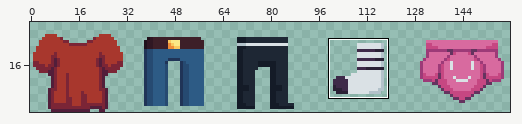
Two states of a sprite sheet, PrisonLoop/Assets/Anonymous Side Projects/props.png. The picture above shows the old version from afar; the outline marks the close-up.
Close-up. As it was:
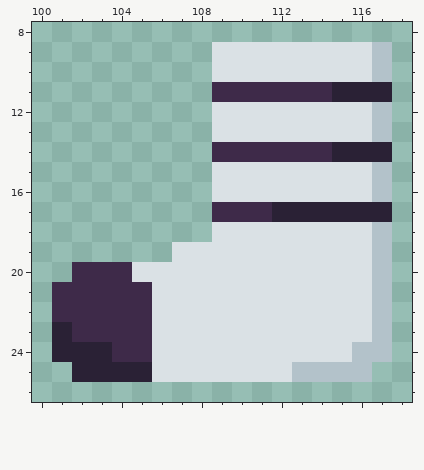
The file is 160x32 pixels. Shown: x 100..118, y 8..26. The wide view leaves out empty margins. The commit also changed other parts of the picture, which this record leaves out.
After the commit:
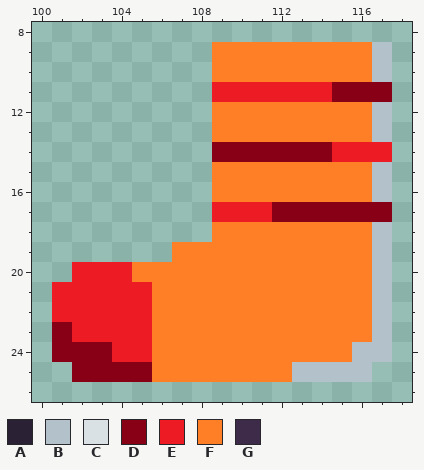
Palette (. is transparent): A #2a2135  B #b3c2ca  C #dae1e5  D #880015  E #ed1c24  F #ff7f27  G #3e2a49
The exact change:
Changed rows in their new state; - is an unchanged pixel.
first column x 101:
 9 --------FFFFFFFF-
10 --------FFFFFFFF-
11 --------EEEEEEDDD
12 --------FFFFFFFF-
13 --------FFFFFFFF-
14 --------DDDDDDEEE
15 --------FFFFFFFF-
16 --------FFFFFFFF-
17 --------EEEDDDDDD
18 --------FFFFFFFF-
19 ------FFFFFFFFFF-
20 -EEEFFFFFFFFFFFF-
21 EEEEEFFFFFFFFFFF-
22 EEEEEFFFFFFFFFFF-
23 DEEEEFFFFFFFFFFF-
24 DDDEEFFFFFFFFFF--
25 -DDDDFFFFFFF-----
Boxes around the changes in both close-ups, in picture pixels (x1, y1, x2, y2):
changed: (52, 42, 392, 382)
